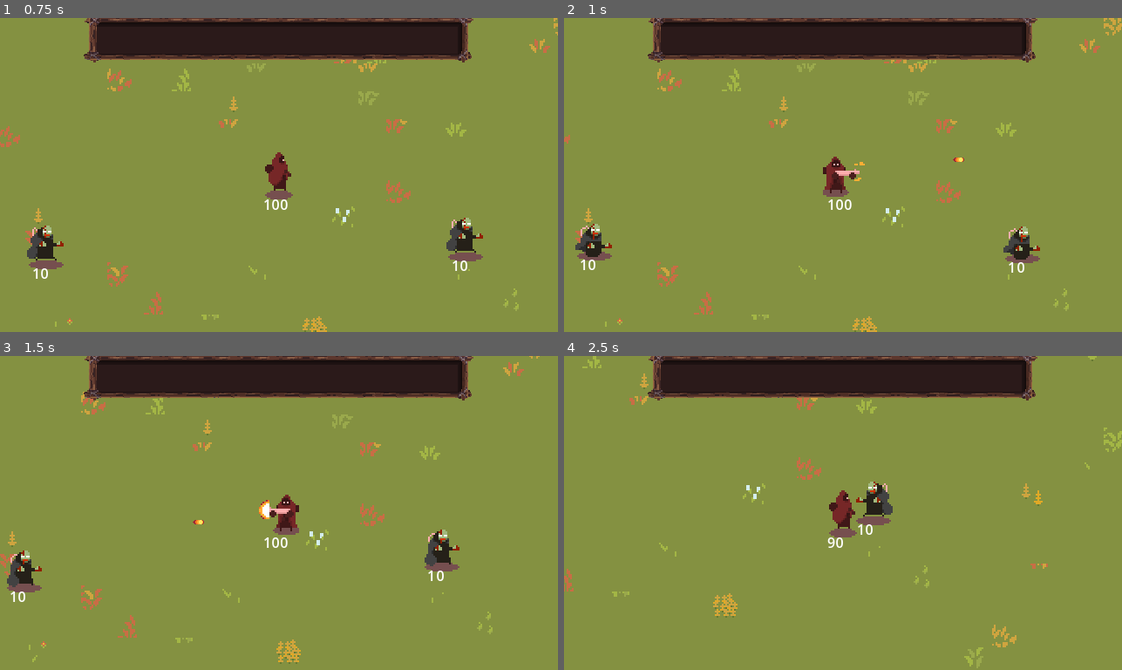
Above: before the commit, frames 1-4 (two rows, left to right).
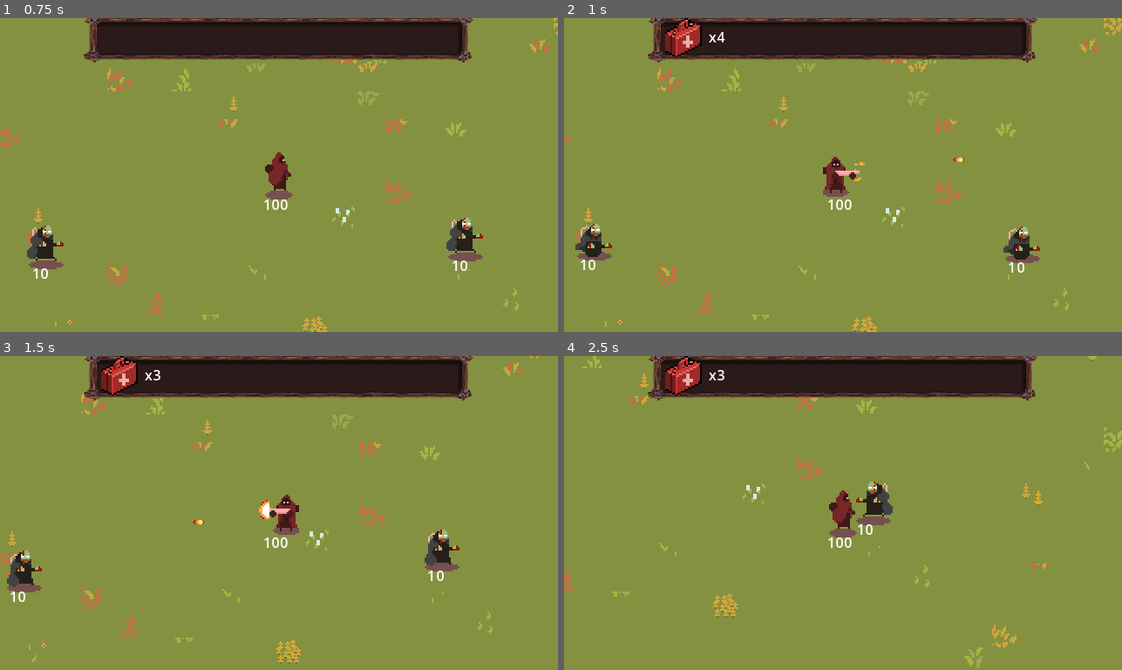
Above: after the commit, the same moments.

Repository: AlanVinco/zombiesGame
Game: Godot game, scene res://scenes/maps/forest.tscn
The game is run twice, just before and just after one commit, with the same random seed, the same clock (stepped at 60 frames per second) and the same inputs. Sound files missing from this copy of the repository are replaced by a short silence.
Inputs (mouse positions are in pixels of both pictures, inside the frame that each line leads up to):
- Up to frame 1 (0.75 s): move the mouse to (401, 159) at 0.52 s; hold D (right) from 0.53 s (still down); tap E (heal) at 0.6 s
- Up to frame 2 (1 s): keep holding D (right); right-click (965, 159) at 0.8 s
- Up to frame 3 (1.5 s): move the mouse to (167, 528) at 1.27 s; release D (right) at 1.28 s; hold S (down) from 1.28 s (still down); right-click (167, 528) at 1.35 s
- Up to frame 4 (2.5 s): tap E (heal) at 1.55 s; move the mouse to (898, 443) at 2.02 s; release S (down) at 2.03 s; hold D (right) from 2.03 s (still down); tap Space (dash) at 2.1 s; right-click (898, 443) at 2.3 s

Frame 1 is identical in both runs. In frame 2, 0.6% of the frame differs, in the area x 18-29%, y 0-13%; in frame 3, 0.6%; in frame 4, 0.7%, in the area x 18-52%, y 0-62%.

Commit message:
gd: arbol de decisiones y guardado

Diff:
--- /dev/null
+++ b/arbol.json
@@ -0,0 +1,23 @@
+{
+    "inicio": {
+        "texto": "Te encuentras con un NPC.",
+        "opciones": {
+            "Saludar": {
+                "siguiente": "respuesta_feliz",
+                "cambios": { "npc_1": 10 }
+            },
+            "Ignorar": {
+                "siguiente": "respuesta_molesta",
+                "cambios": { "npc_1": -5 }
+            }
+        }
+    },
+  "respuesta_feliz": {
+    "texto": "El NPC te sonríe y dice que le agradas.",
+    "opciones": {}
+  },
+  "respuesta_molesta": {
+    "texto": "El NPC se molesta y te ignora.",
+    "opciones": {}
+  }
+}
--- /dev/null
+++ b/arbol_decisiones/test_decision.gd
@@ -0,0 +1,101 @@
+extends Control
+
+@onready var lbl_texto = $DecisionLabel
+@onready var opciones_container = $ChoicesContainer
+
+var decision_tree = {}
+var current_node = "inicio"
+var npc_reputation = {}  # Diccionario para manejar la reputación de los NPCs
+
+const SAVE_FILE = "user://decision_tree_save.json"
+
+func _ready():
+	#borrar_progreso()
+	cargar_arbol("res://arbol.json")
+	cargar_progreso()
+	mostrar_decision()
+	print(npc_reputation)  # Mostrará la reputación actual del NPC
+	#print(npc_reputation["npc_1"])  # Mostrará la reputación actual del NPC
+
+
+func cargar_arbol(ruta):
+	var file = FileAccess.open(ruta, FileAccess.READ)
+	if file:
+		decision_tree = JSON.parse_string(file.get_as_text())
+		file.close()
+
+func mostrar_decision():
+	if current_node in decision_tree:
+		var nodo = decision_tree[current_node]
+
+		lbl_texto.text = nodo["texto"]
+
+		# Limpiar opciones anteriores
+		for child in opciones_container.get_children():
+			child.queue_free()
+
+		# Crear botones dinámicamente
+		for opcion in nodo["opciones"]:
+			var btn = Button.new()
+			btn.text = opcion
+			btn.pressed.connect(func(): elegir_opcion(opcion))
+			opciones_container.add_child(btn)
+
+func elegir_opcion(opcion):
+	if current_node in decision_tree:
+		var nodo = decision_tree[current_node]
+		if opcion in nodo["opciones"]:
+			aplicar_cambios(nodo["opciones"][opcion]["cambios"])
+			current_node = nodo["opciones"][opcion]["siguiente"]
+			guardar_progreso()  # Guardar el progreso
+			mostrar_decision()
+
+func aplicar_cambios(cambios):
+	for key in cambios:
+		if key.begins_with("npc_"):  # Verifica si es un NPC
+			if key in npc_reputation:
+				npc_reputation[key] += cambios[key]
+			else:
+				npc_reputation[key] = cambios[key]  # Si no existe, se inicializa
+			print("Reputación de ", key, " ahora es ", npc_reputation[key])
+		else:
+			print("Cambio en " + key + ": " + str(cambios[key]))
+
+# -------------------- 🚀 GUARDADO Y CARGA 🚀 --------------------
+
+func guardar_progreso():
+	var save_data = {
+		"current_node": current_node,
+		"npc_reputation": npc_reputation  # Guardamos la reputación de los NPCs
+	}
+	var file = FileAccess.open(SAVE_FILE, FileAccess.WRITE)
+	file.store_string(JSON.stringify(save_data))
+	file.close()
+	print("Progreso guardado en: ", SAVE_FILE)
+
+func cargar_progreso():
+	if FileAccess.file_exists(SAVE_FILE):
+		var file = FileAccess.open(SAVE_FILE, FileAccess.READ)
+		var content = file.get_as_text()
+		file.close()
+
+		var save_data = JSON.parse_string(content)
+		if save_data:
+			if "current_node" in save_data:
+				current_node = save_data["current_node"]
+			if "npc_reputation" in save_data:
+				npc_reputation = save_data["npc_reputation"]
+
+			print("Progreso cargado: ", save_data)
+		else:
+			print("No se encontró un progreso válido.")
+	else:
+		print("No se encontró un archivo de guardado.")
+
+func borrar_progreso():
+	if FileAccess.file_exists(SAVE_FILE):
+		DirAccess.remove_absolute(SAVE_FILE)
+		print("Progreso eliminado.")
+		current_node = "inicio"
+		npc_reputation = {}  # Resetear la reputación
+		mostrar_decision()
--- /dev/null
+++ b/arbol_decisiones/test_decision.tscn
@@ -0,0 +1,26 @@
+[gd_scene load_steps=2 format=3 uid="uid://qdf74l0gs7vm"]
+
+[ext_resource type="Script" path="res://arbol_decisiones/test_decision.gd" id="1_mwotx"]
+
+[node name="TestDecision" type="Control"]
+layout_mode = 3
+anchors_preset = 15
+anchor_right = 1.0
+anchor_bottom = 1.0
+grow_horizontal = 2
+grow_vertical = 2
+script = ExtResource("1_mwotx")
+
+[node name="DecisionLabel" type="Label" parent="."]
+layout_mode = 0
+offset_right = 40.0
+offset_bottom = 23.0
+
+[node name="ChoicesContainer" type="VBoxContainer" parent="."]
+layout_mode = 1
+anchors_preset = 15
+anchor_right = 1.0
+anchor_bottom = 1.0
+grow_horizontal = 2
+grow_vertical = 2
+alignment = 1
--- a/project.godot
+++ b/project.godot
@@ -18,6 +18,7 @@
 [autoload]
 
 Inventory="*res://scenes/inventario/inventory.gd"
+Stats="*res://scenes/stats.gd"
 
 [display]
 
--- /dev/null
+++ b/scenes/drops/balas.tscn
@@ -0,0 +1,23 @@
+[gd_scene load_steps=4 format=3 uid="uid://cvaqsny6oglls"]
+
+[ext_resource type="Script" path="res://scenes/drops/botiquin.gd" id="1_k6djc"]
+[ext_resource type="Texture2D" uid="uid://d1xt3prpqtsee" path="res://scenes/drops/drops-Sheet.png" id="2_b7c7e"]
+
+[sub_resource type="CircleShape2D" id="CircleShape2D_kxk2p"]
+radius = 14.0
+
+[node name="Balas" type="Area2D" groups=["item"]]
+collision_layer = 32
+collision_mask = 0
+script = ExtResource("1_k6djc")
+
+[node name="Sprite2D" type="Sprite2D" parent="."]
+modulate = Color(0, 0.417218, 0.68099, 1)
+texture_filter = 1
+scale = Vector2(0.5, 0.5)
+texture = ExtResource("2_b7c7e")
+hframes = 6
+
+[node name="CollisionShape2D" type="CollisionShape2D" parent="."]
+position = Vector2(-2, 0)
+shape = SubResource("CircleShape2D_kxk2p")
--- a/scenes/inventario/inventory.gd
+++ b/scenes/inventario/inventory.gd
@@ -7,9 +7,13 @@
 	"dinero": 9999, # Dinero no tiene límite
 	"arma": 1,      # Las armas no se stackean
 	"pistola": 1,      # Las armas no se stackean
-	"armadura": 1   # Las armaduras no se stackean
+	"armadura": 1,   # Las armaduras no se stackean
+	"balas": 9999, # Dinero no tiene límite
 }
-var items: Dictionary = {}  # Diccionario para almacenar objetos y sus cantidades
+var items: Dictionary = {"Balas":5}  # Diccionario para almacenar objetos y sus cantidades
+
+func _ready() -> void:
+	pass
 
 # Añade un objeto al inventario
 func add_item(item_name: String):
@@ -24,6 +28,7 @@
 			items[item_name] = 1  # Añade el objeto al inventario con cantidad 1
 		update_inventory_ui()
 		print("Item añadido:", item_name, "Cantidad:", items[item_name])
+		print(items)
 	else:
 		print("Inventario lleno, no se puede añadir:", item_name)
 
@@ -65,6 +70,8 @@
 				texture_rect.texture = preload("res://assets/items/gun.png")
 			"Armadura":
 				texture_rect.texture = preload("res://assets/items/armor.png")
+			"Balas":
+				texture_rect.texture = preload("res://assets/items/botiquin.png")
 
 		if texture:
 			texture_rect.texture = texture
--- a/scenes/player/player.gd
+++ b/scenes/player/player.gd
@@ -12,12 +12,15 @@
 }
 
 #HEALTH
-@export var health = 100
-@export var armor = 0
-@export var damage = 5
+@export var health = Stats.life
+@export var armor = Stats.armor
+@export var damage = Stats.damage
+@export var cordura = Stats.cor
+@export var stamina = Stats.stamina
+@export var hambre = Stats.hambre
 
 #MOVE
-@export var speed: float = 200.0
+@export var speed: float = Stats.speed
 var current_state: State = State.IDLE
 var direction: Vector2 = Vector2.ZERO
 var last_direction: Vector2 = Vector2.DOWN  # Por defecto, mirando hacia abajo
@@ -133,7 +136,8 @@
 
 #SHOT
 func try_shoot():
-	if Input.is_action_just_pressed("shot") and not is_shooting:
+	if Input.is_action_just_pressed("shot") and not is_shooting and inventory.items.has("Balas"):
+		use_item("Balas")
 		$AnimatedShot.play("shot_animated")
 		$Shotsound.play()
 		create_bullet()
@@ -265,6 +269,8 @@
 				health += 10  # Recupera 10 de salud
 				print("Comida consumida. Salud actual:", health)
 				$Label.text = str(health)
+			"Balas":
+				pass
 			# Añade más casos para otros objetos
 		inventory.remove_item(item_name)  # Reduce la cantidad del objeto usado
 	else:
--- /dev/null
+++ b/scenes/stats.gd
@@ -0,0 +1,10 @@
+extends Node2D
+
+
+@export var life = 100
+@export var stamina = 50
+@export var damage = 5
+@export var armor = 10
+@export var speed = 200
+@export var cor = 100
+@export var hambre = 100
--- /dev/null
+++ b/scenes/stats.tscn
@@ -0,0 +1,6 @@
+[gd_scene load_steps=2 format=3 uid="uid://b85md5qos1g3r"]
+
+[ext_resource type="Script" path="res://scenes/stats.gd" id="1_g3rks"]
+
+[node name="stats" type="Node2D"]
+script = ExtResource("1_g3rks")
--- a/scenes/zombie/zombie.gd
+++ b/scenes/zombie/zombie.gd
@@ -20,10 +20,11 @@
 @export var drop_items: Dictionary = {
 	"botiquin": 20,  # 20% de probabilidad
 	"comida": 30,    # 30% de probabilidad
-	"dinero": 30,    # 25% de probabilidad
+	"dinero": 15,    # 25% de probabilidad
 	"arma": 5,      # 15% de probabilidad
 	"pistola": 5,
-	"armadura": 10   # 10% de probabilidad
+	"armadura": 5,   # 10% de probabilidad
+	"balas": 20,
 }
 
 func _ready() -> void:
@@ -153,6 +154,8 @@
 			item_scene = preload("res://scenes/drops/pistola.tscn")
 		"armadura":
 			item_scene = preload("res://scenes/drops/armadura.tscn")
+		"balas":
+			item_scene = preload("res://scenes/drops/balas.tscn")
 		_:
 			return  # Si no hay coincidencia, no hacer nada
 
